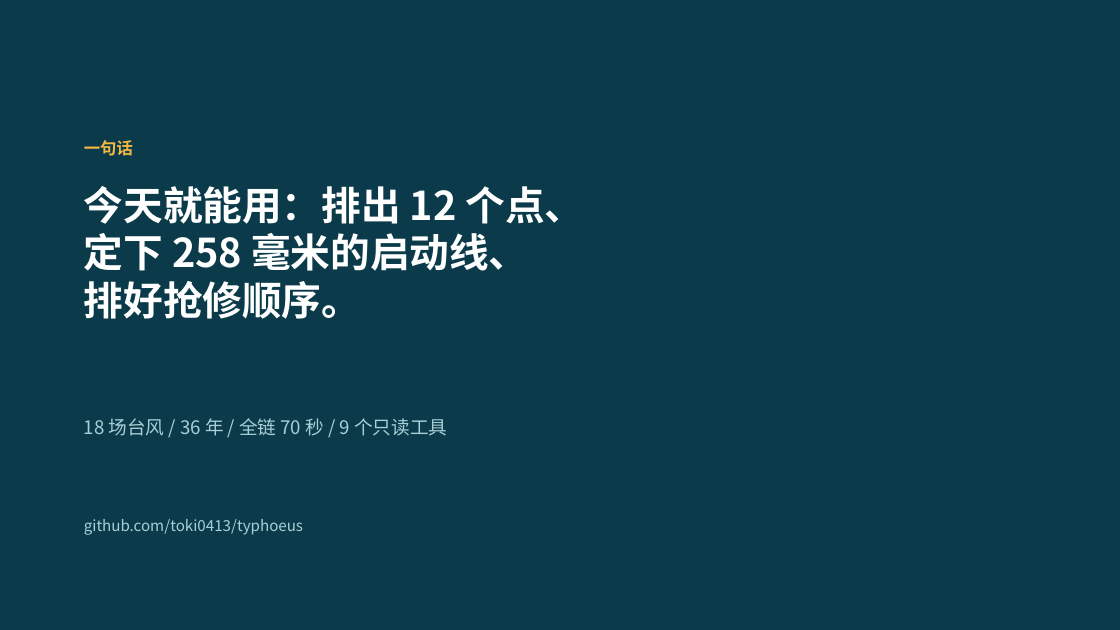
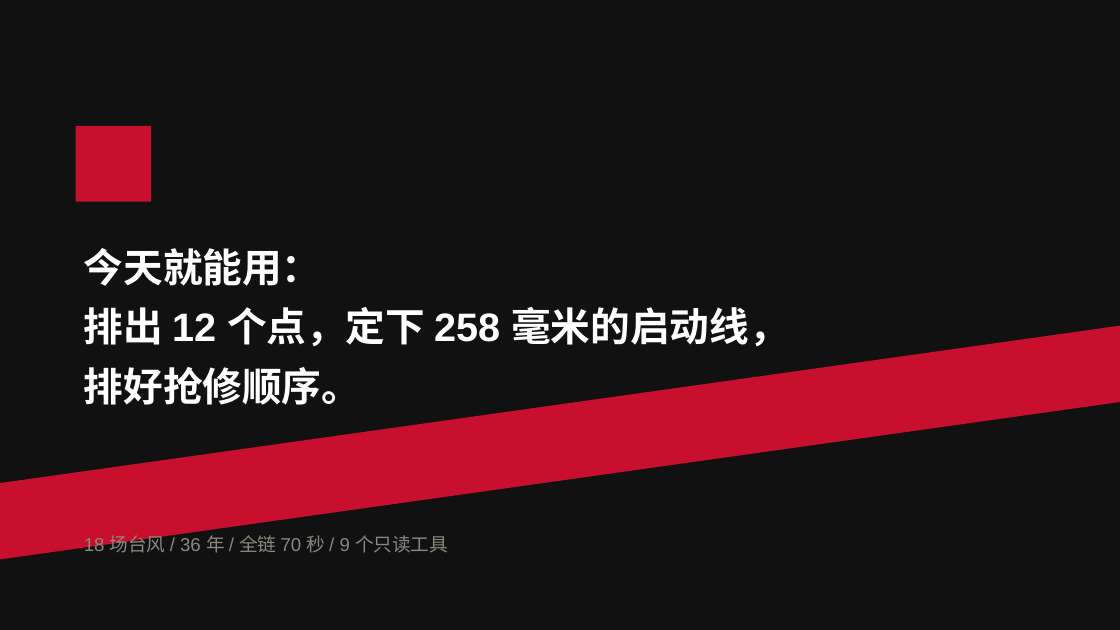
Before and after one commit to toki0413/typhoeus, a slide deck: slide 13 of docs/demo/typhoeus-demo.pptx. Drawn at 1120x630 pixels with LibreOffice and Linux fonts; fonts in the diff are those of the drawing. Boxes give left, top, right and bottom in pixels: in the first picture for what was removed or moved away, otherwise in the second. Text is boxed around its words. In the diff, an @@ line names an element or a change of style, - is before the commit and + after.

Commit message:
feat: out-of-domain city run (typhoeus city) + city scenario tool; constructivist deck and video

```diff
--- a/docs/demo/typhoeus-demo.pptx
+++ b/docs/demo/typhoeus-demo.pptx
@@ rectangle at [0,0,1120,630]: fill #0B3B4A to #111111 @@
@@ rectangle added at [76,126,151,202], fill #C8102E @@
@@ text removed at [84,140,133,156] @@
-一句话
@@ text at [84,248,788,405]: text changed; font Noto Sans CJK SC to Arial @@
-今天就能用：排出 12 个点、
-定下 258 毫米的启动线、
-排好抢修顺序。
+今天就能用：
+排出 12 个点，定下 258 毫米的启动线，
+排好抢修顺序。
@@ rectangle added at [0,310,1120,572], fill #C8102E @@
@@ text "18 场台风 / 36 年 ...": place and size @@
-text "18 场台风 / 36 年 ..." at [84,418,447,436]
+text "18 场台风 / 36 年 ..." at [84,532,448,557]
@@ text "18 场台风 / 36 年 ..." at [84,532,448,557]: font Noto Sans CJK SC to Arial, text colour #A9CFD6 to #8C8880 @@
@@ text removed at [84,519,303,535] @@
-github.com/toki0413/typhoeus
```
Also in this commit, not shown: 12 other slides changed, 9 other files.
